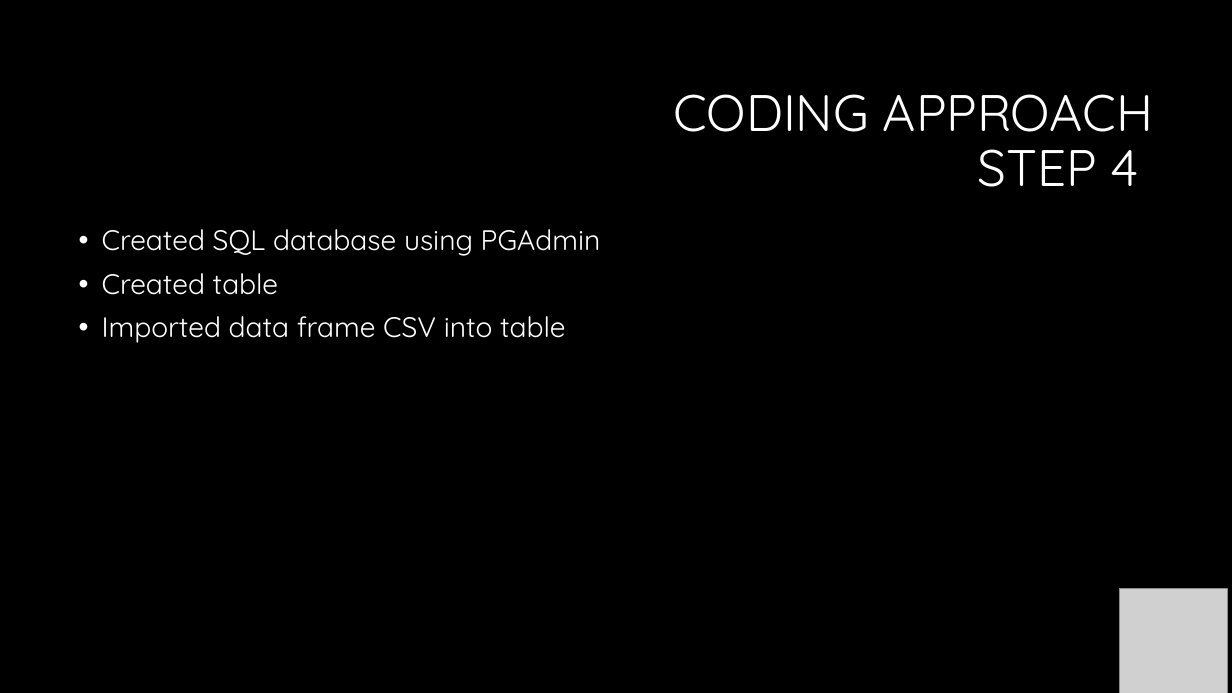
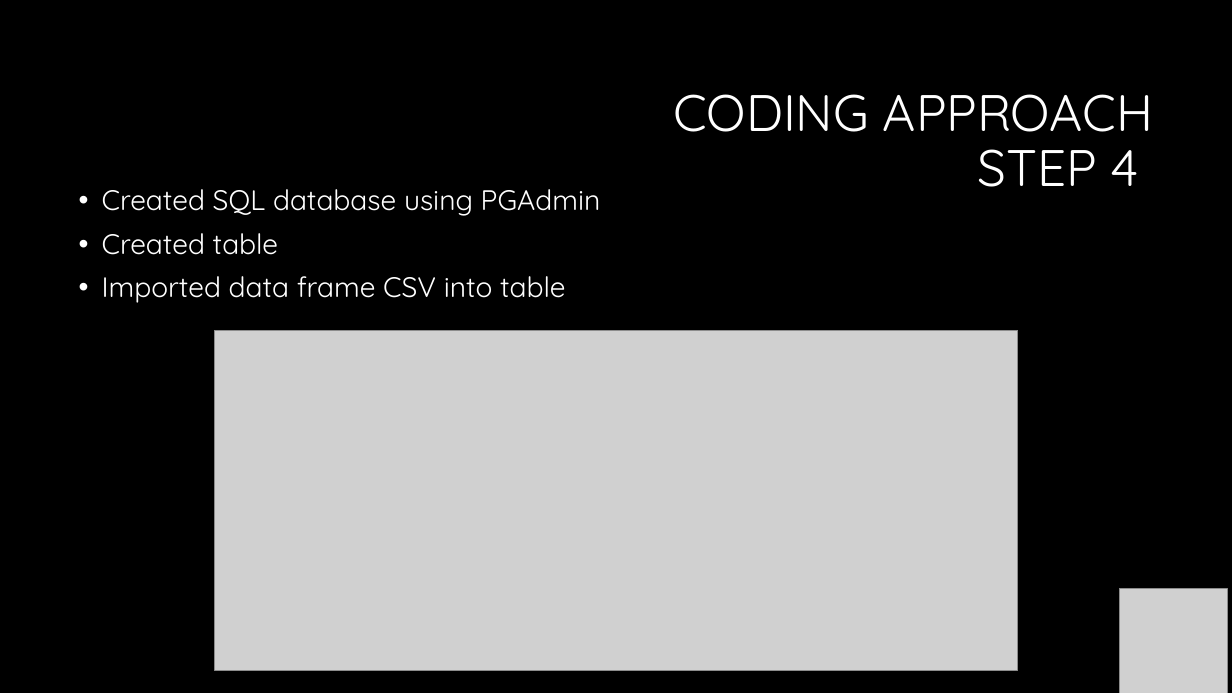
Before and after one commit to Dbuescher8/Pokemon-Project2, a slide deck: slide 7 of Presentation 2.pptx (slide 6 before the commit). Drawn at 1232x693 pixels with LibreOffice and Linux fonts; fonts in the diff are those of the drawing; grey boxes stand for pictures; background and template pictures are left out. Boxes give left, top, right and bottom in pixels: in the first picture for what was removed or moved away, otherwise in the second. Text is boxed around its words. In the diff, an @@ line names an element or a change of style, - is before the commit and + after.

```diff
--- a/Presentation 2.pptx
+++ b/Presentation 2.pptx
@@ text "Created SQL database using PGAdmin": place and size @@
-text "Created SQL database using PGAdmin" at (102, 229, 601, 343)
+text "Created SQL database using PGAdmin" at (102, 189, 601, 303)
@@ picture added at (214, 330, 1018, 670) @@
```
Also in this commit, not shown: 8 other slides changed, 1 slide added.
